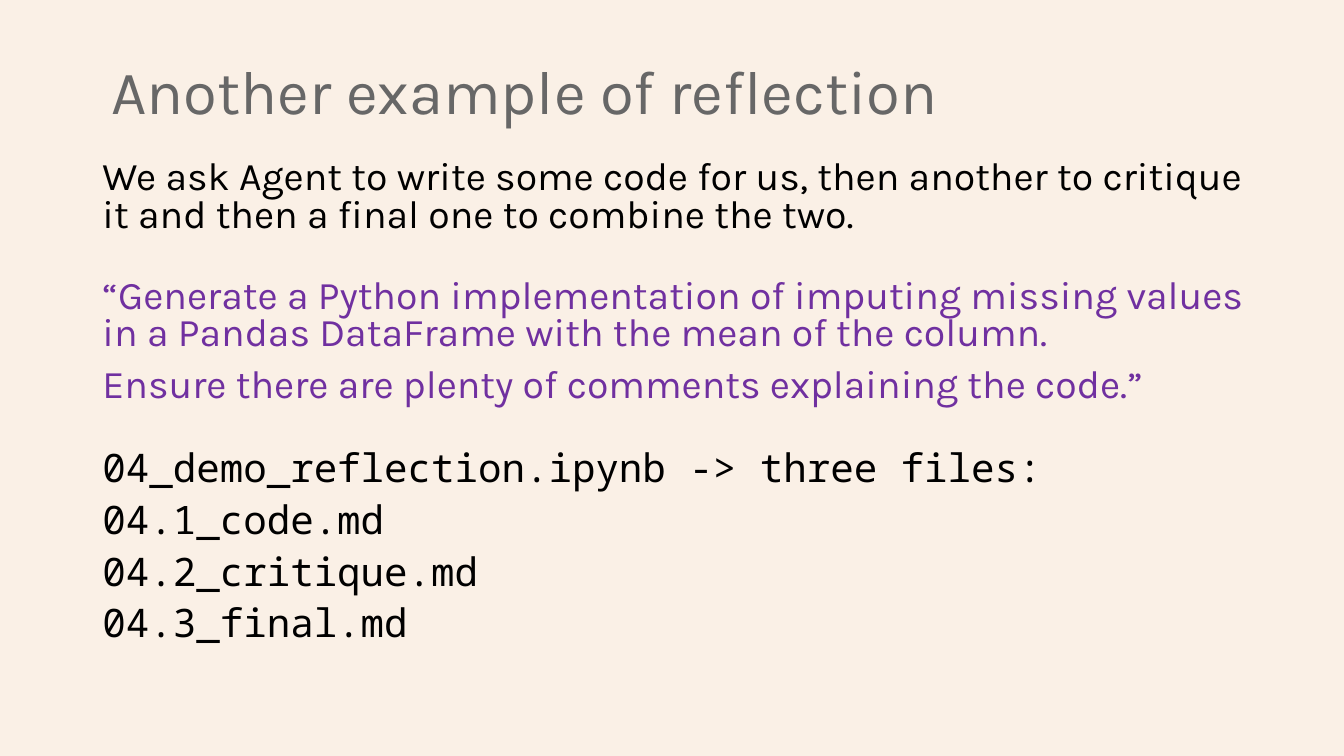
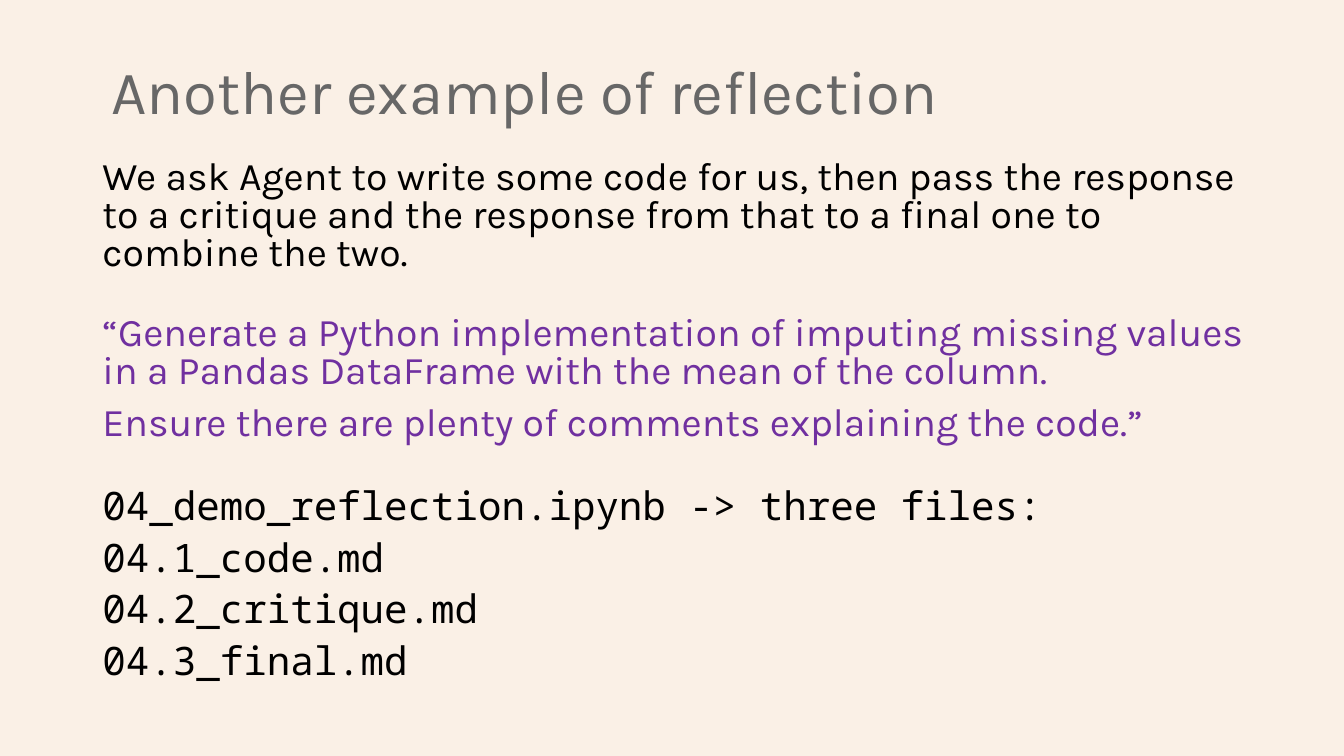
Before and after one commit to Python-Test-Engineer/earl2025, a slide deck: slide 20 of AI_Agents_in_the_Data_Pipeline.pptx (slide 18 before the commit). Drawn at 1344x756 pixels with LibreOffice and Linux fonts; fonts in the diff are those of the drawing. Boxes give left, top, right and bottom in pixels: in the first picture for what was removed or moved away, otherwise in the second. Text is boxed around its words. In the diff, an @@ line names an element or a change of style, - is before the commit and + after.

```diff
--- a/AI_Agents_in_the_Data_Pipeline.pptx
+++ b/AI_Agents_in_the_Data_Pipeline.pptx
@@ text at (102,163,1234,267): text changed @@
-We ask Agent to write some code for us, then another to critique it and then a final one to combine the two.
+We ask Agent to write some code for us, then pass the response to a critique and the response from that to a final one to combine the two.
```
Also in this commit, not shown: 2 slides added, 4 other files.
